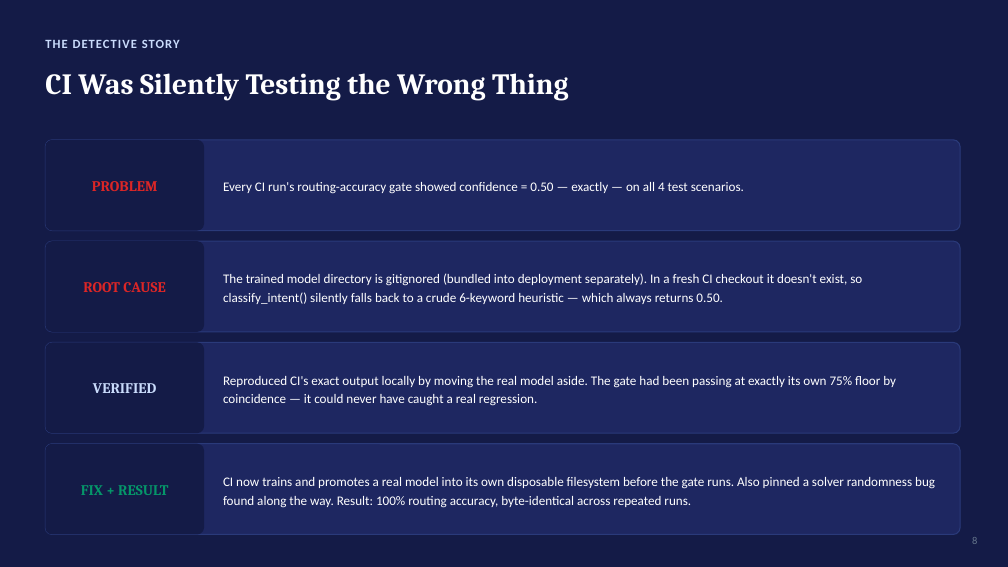
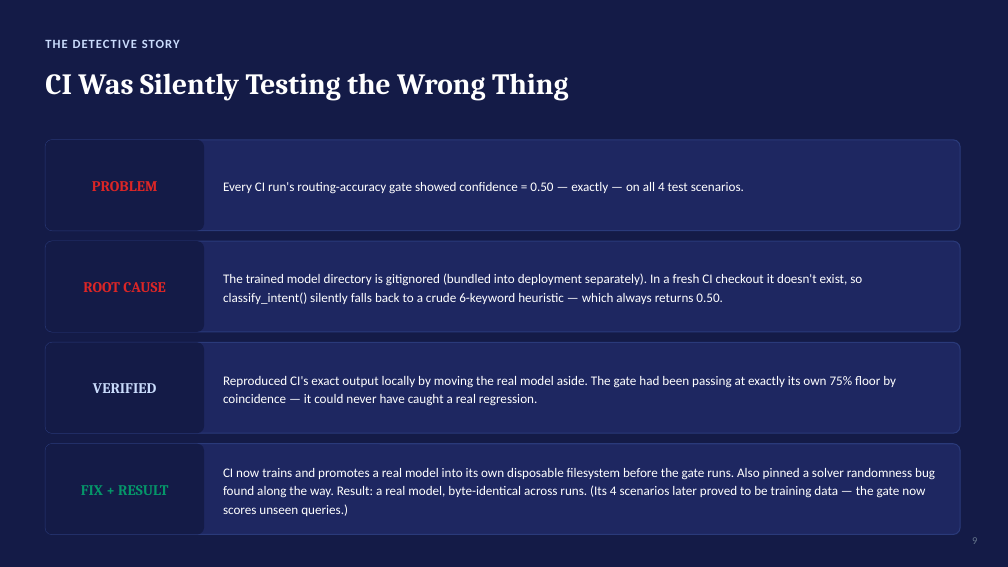
Before and after one commit to bhavyabhandary-star/finbuddy-agentic-rag-langgraph, a slide deck: slide 9 of docs/finbuddy_capstone_deck.pptx (slide 8 before the commit). Drawn at 1008x567 pixels with LibreOffice and Linux fonts; fonts in the diff are those of the drawing. Boxes give left, top, right and bottom in pixels: in the first picture for what was removed or moved away, otherwise in the second. Text is boxed around its words. In the diff, an @@ line names an element or a change of style, - is before the commit and + after.

```diff
--- a/docs/finbuddy_capstone_deck.pptx
+++ b/docs/finbuddy_capstone_deck.pptx
@@ text at [223,468,935,516]: text changed @@
-CI now trains and promotes a real model into its own disposable filesystem before the gate runs. Also pinned a solver randomness bug found along the way. Result: 100% routing accuracy, byte-identical across repeated runs.
+CI now trains and promotes a real model into its own disposable filesystem before the gate runs. Also pinned a solver randomness bug found along the way. Result: a real model, byte-identical across runs. (Its 4 scenarios later proved to be training data — the gate now scores unseen queries.)
```
Also in this commit, not shown: 10 other slides changed, 3 slides added, 5 other files.
